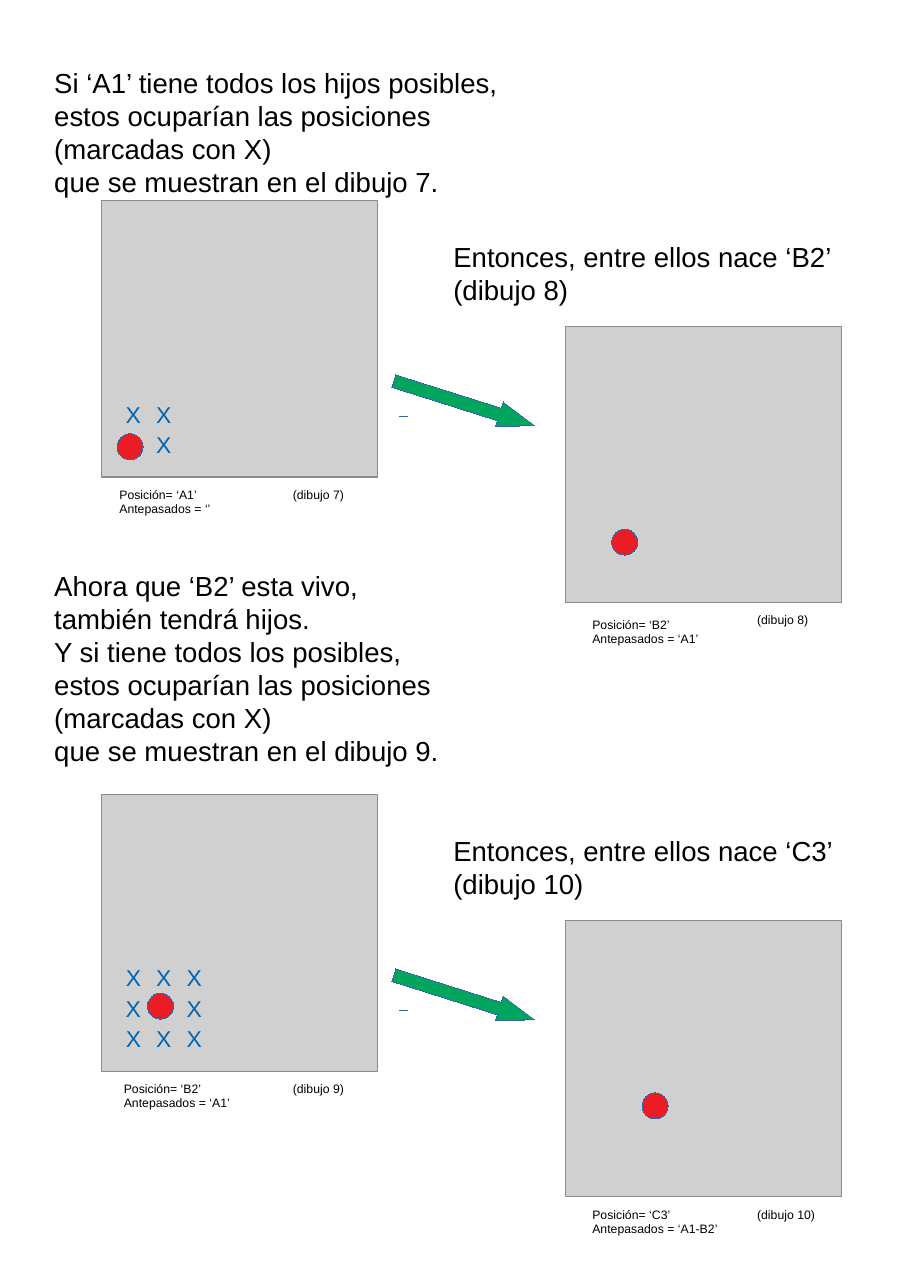
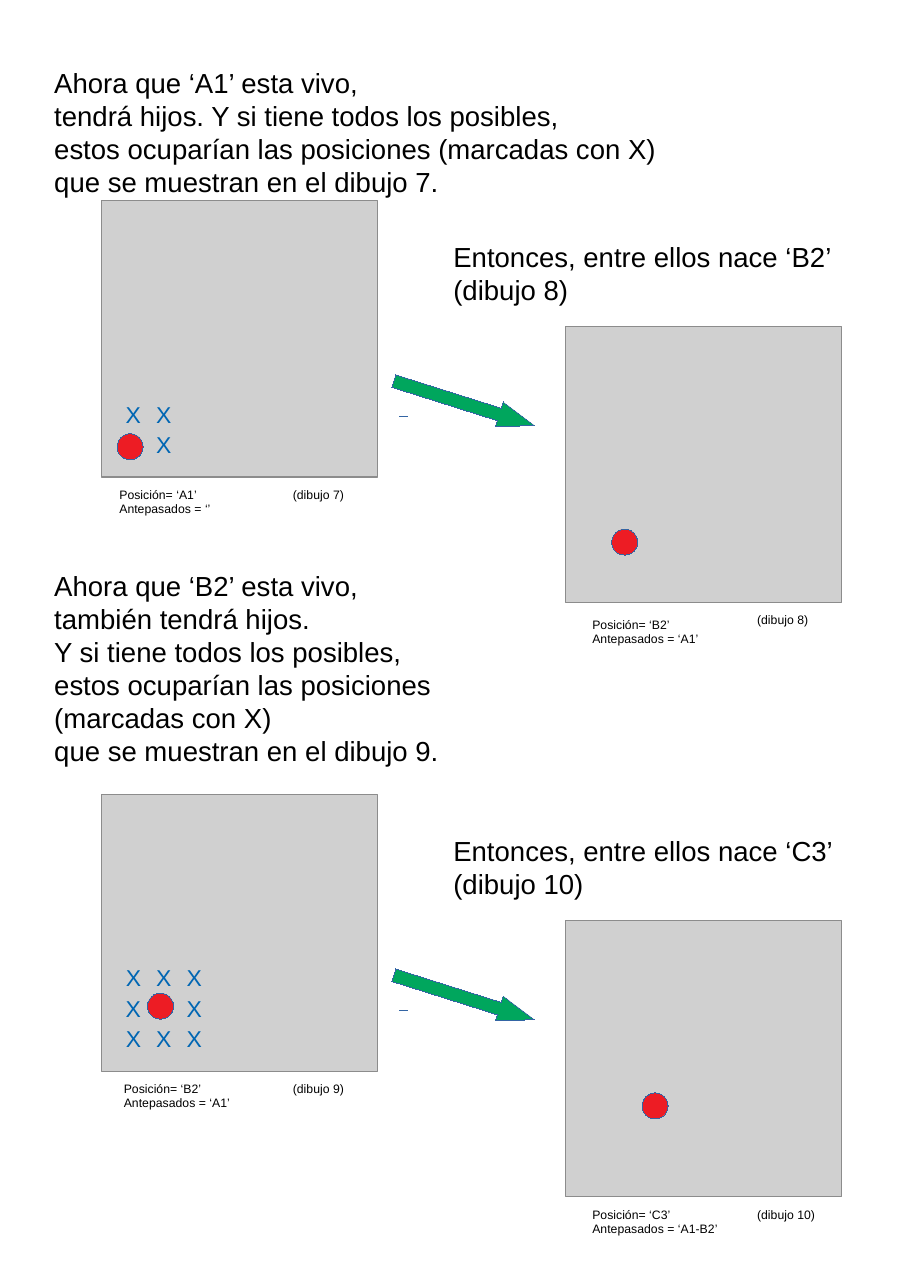
Before and after one commit to fabhrius/La-Cosa, a slide deck: slide 11 of capitulos/3 - Resolver un problema simple/Resolviendo un problema simple.odp. Drawn at 911x1288 pixels with LibreOffice and Linux fonts; fonts in the diff are those of the drawing; grey boxes stand for pictures. Boxes give left, top, right and bottom in pixels: in the first picture for what was removed or moved away, otherwise in the second. Text is boxed around its words. In the diff, an @@ line names an element or a change of style, - is before the commit and + after.

```diff
--- a/capitulos/3 - Resolver un problema simple/Resolviendo un problema simple.odp
+++ b/capitulos/3 - Resolver un problema simple/Resolviendo un problema simple.odp
@@ text at [54,73,559,132]: text changed @@
-Si ‘A1’ tiene todos los hijos posibles,
+Ahora que ‘A1’ esta vivo,
+tendrá hijos. Y si tiene todos los posibles,
```
Also in this commit, not shown: 13 other files.
